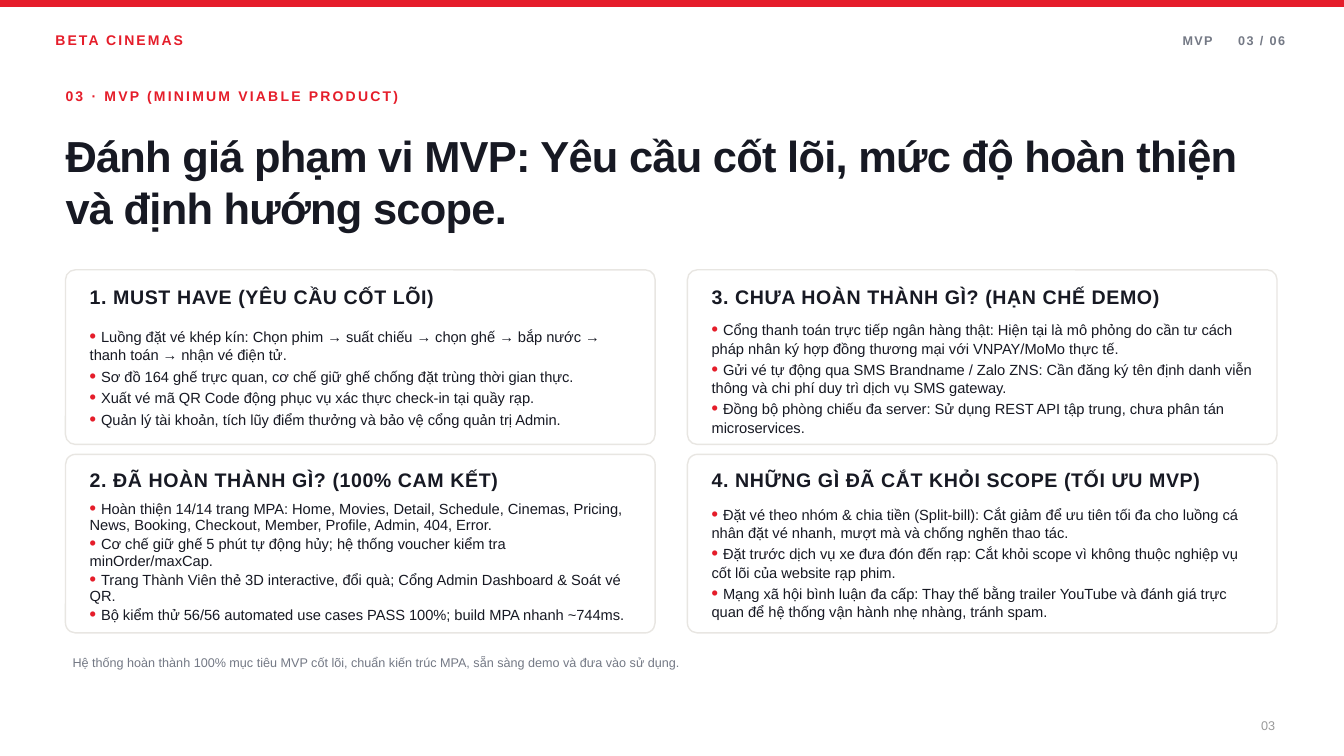
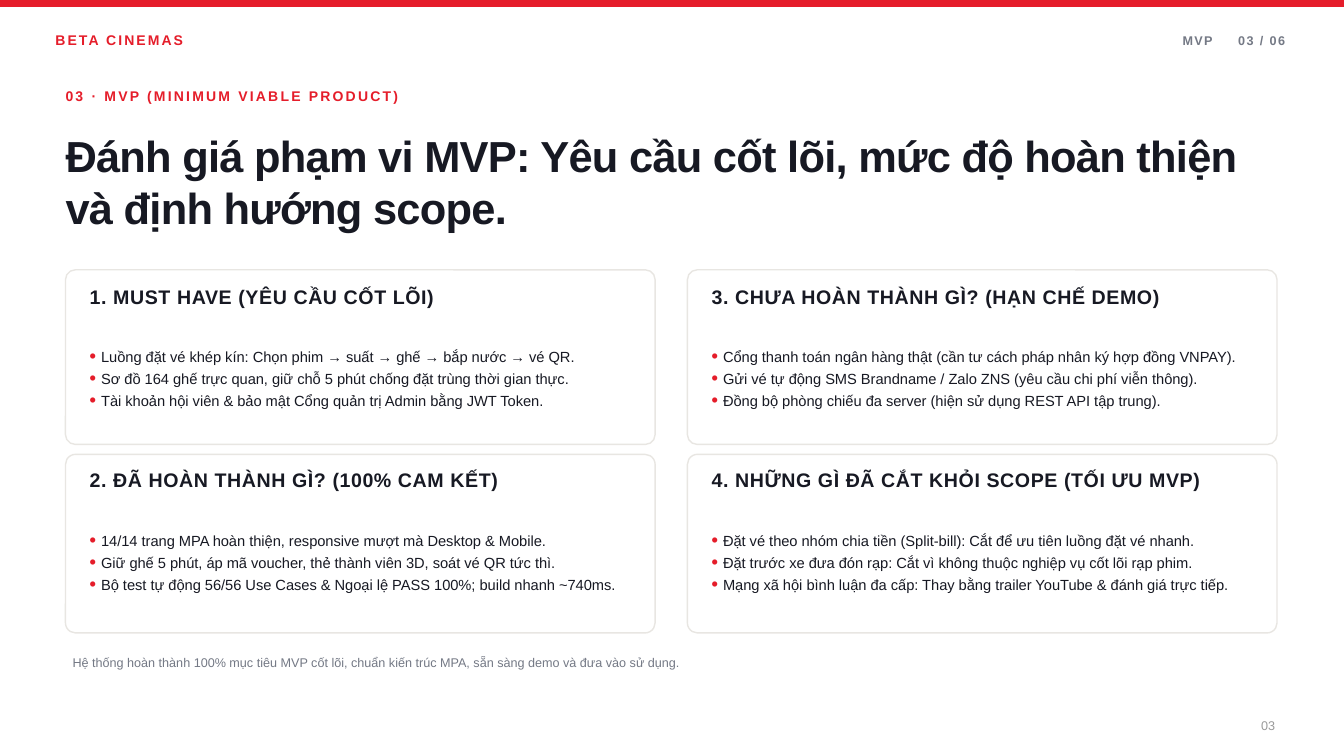
Before and after one commit to AsakiYuki/web2064-fa26, a slide deck: slide 3 of Beta-Cinemas-Presentation.pptx. Drawn at 1344x756 pixels with LibreOffice and Linux fonts; fonts in the diff are those of the drawing. Boxes give left, top, right and bottom in pixels: in the first picture for what was removed or moved away, otherwise in the second. Text is boxed around its words. In the diff, an @@ line names an element or a change of style, - is before the commit and + after.

Commit message:
docs(presentation): embed UI preview mockups and streamline text content

```diff
--- a/Beta-Cinemas-Presentation.pptx
+++ b/Beta-Cinemas-Presentation.pptx
@@ text at (x1=101, y1=350, x2=575, y2=409): text changed @@
-• Luồng đặt vé khép kín: Chọn phim → suất chiếu → chọn ghế → bắp nước → thanh toán → nhận vé điện tử.
-• Sơ đồ 164 ghế trực quan, cơ chế giữ ghế chống đặt trùng thời gian thực.
-• Xuất vé mã QR Code động phục vụ xác thực check-in tại quầy rạp.
-• Quản lý tài khoản, tích lũy điểm thưởng và bảo vệ cổng quản trị Admin.
+• Luồng đặt vé khép kín: Chọn phim → suất → ghế → bắp nước → vé QR.
+• Sơ đồ 164 ghế trực quan, giữ chỗ 5 phút chống đặt trùng thời gian thực.
+• Tài khoản hội viên & bảo mật Cổng quản trị Admin bằng JWT Token.
@@ text at (x1=723, y1=350, x2=1236, y2=409): text changed @@
-• Cổng thanh toán trực tiếp ngân hàng thật: Hiện tại là mô phỏng do cần tư cách pháp nhân ký hợp đồng thương mại với VNPAY/MoMo thực tế.
-• Gửi vé tự động qua SMS Brandname / Zalo ZNS: Cần đăng ký tên định danh viễn thông và chi phí duy trì dịch vụ SMS gateway.
-• Đồng bộ phòng chiếu đa server: Sử dụng REST API tập trung, chưa phân tán microservices.
+• Cổng thanh toán ngân hàng thật (cần tư cách pháp nhân ký hợp đồng VNPAY).
+• Gửi vé tự động SMS Brandname / Zalo ZNS (yêu cầu chi phí viễn thông).
+• Đồng bộ phòng chiếu đa server (hiện sử dụng REST API tập trung).
@@ text at (x1=101, y1=535, x2=615, y2=593): text changed @@
-• Hoàn thiện 14/14 trang MPA: Home, Movies, Detail, Schedule, Cinemas, Pricing, News, Booking, Checkout, Member, Profile, Admin, 404, Error.
-• Cơ chế giữ ghế 5 phút tự động hủy; hệ thống voucher kiểm tra minOrder/maxCap.
-• Trang Thành Viên thẻ 3D interactive, đổi quà; Cổng Admin Dashboard & Soát vé QR.
-• Bộ kiểm thử 56/56 automated use cases PASS 100%; build MPA nhanh ~744ms.
+• 14/14 trang MPA hoàn thiện, responsive mượt mà Desktop & Mobile.
+• Giữ ghế 5 phút, áp mã voucher, thẻ thành viên 3D, soát vé QR tức thì.
+• Bộ test tự động 56/56 Use Cases & Ngoại lệ PASS 100%; build nhanh ~740ms.
@@ text at (x1=723, y1=535, x2=1229, y2=593): text changed @@
-• Đặt vé theo nhóm & chia tiền (Split-bill): Cắt giảm để ưu tiên tối đa cho luồng cá nhân đặt vé nhanh, mượt mà và chống nghẽn thao tác.
-• Đặt trước dịch vụ xe đưa đón đến rạp: Cắt khỏi scope vì không thuộc nghiệp vụ cốt lõi của website rạp phim.
-• Mạng xã hội bình luận đa cấp: Thay thế bằng trailer YouTube và đánh giá trực quan để hệ thống vận hành nhẹ nhàng, tránh spam.
+• Đặt vé theo nhóm chia tiền (Split-bill): Cắt để ưu tiên luồng đặt vé nhanh.
+• Đặt trước xe đưa đón rạp: Cắt vì không thuộc nghiệp vụ cốt lõi rạp phim.
+• Mạng xã hội bình luận đa cấp: Thay bằng trailer YouTube & đánh giá trực tiếp.
```
Also in this commit, not shown: 5 other slides changed, 2 other files.
